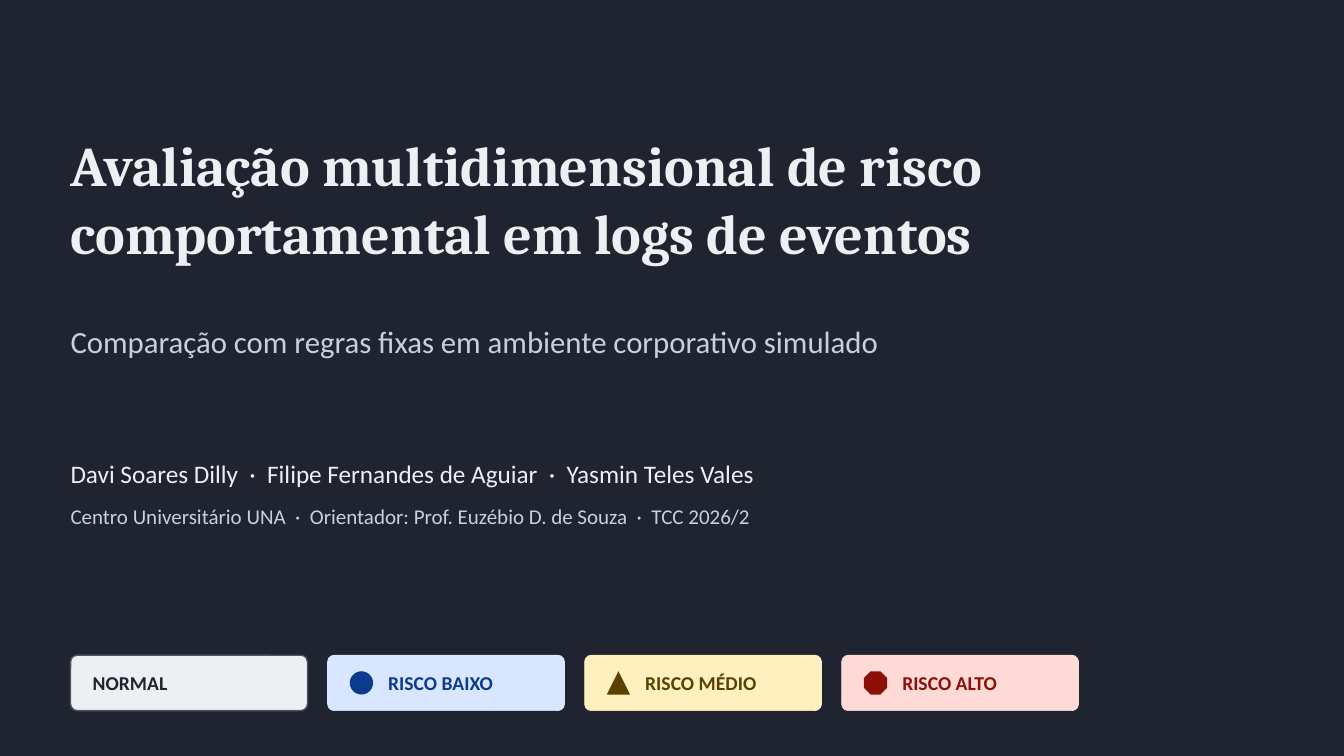
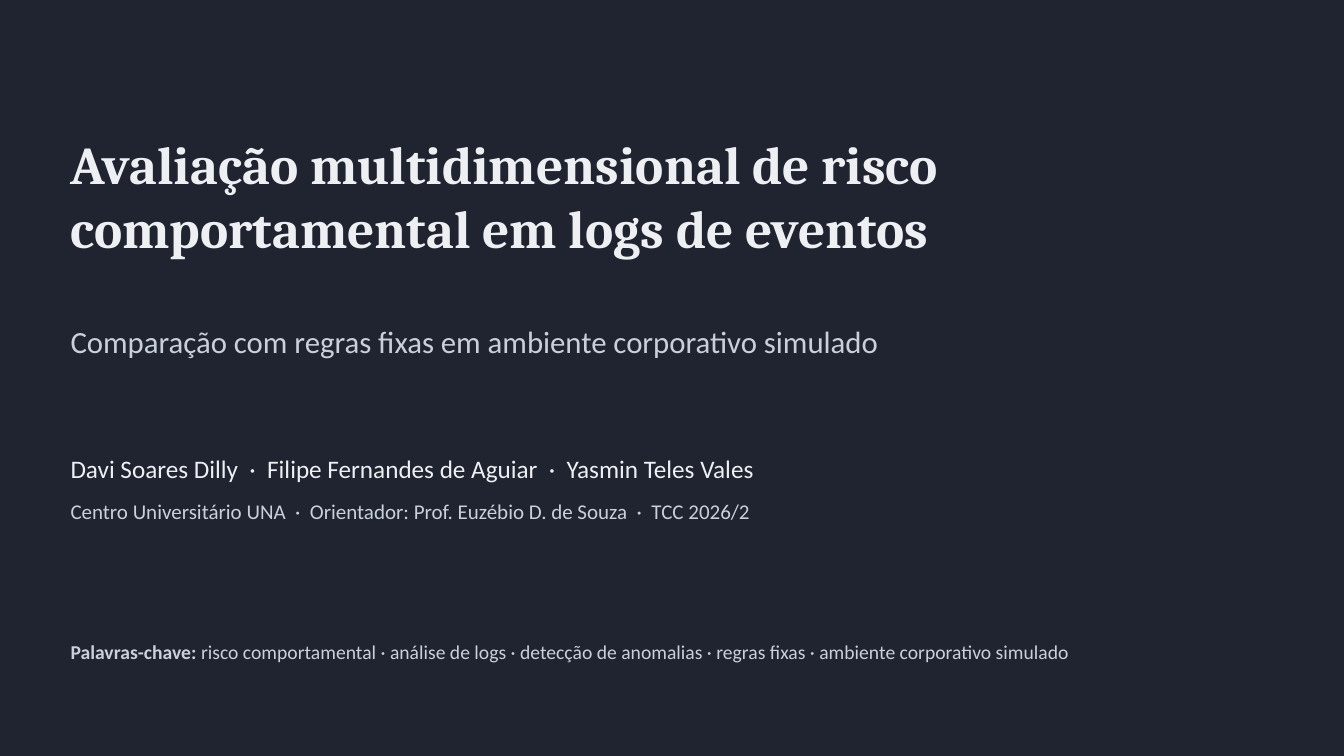
Before and after one commit to Codexrocks/TCC_SDCAC, a slide deck: slide 1 of apresentacao/apresentacao-sdcac.pptx. Drawn at 1344x756 pixels with LibreOffice and Linux fonts; fonts in the diff are those of the drawing. Boxes give left, top, right and bottom in pixels: in the first picture for what was removed or moved away, otherwise in the second. Text is boxed around its words. In the diff, an @@ line names an element or a change of style, - is before the commit and + after.

```diff
--- a/apresentacao/apresentacao-sdcac.pptx
+++ b/apresentacao/apresentacao-sdcac.pptx
@@ text "Avaliação multidimensional de risco comportamental ..." at (71, 147, 938, 259): size 40 to 38 pt @@
@@ text "Davi Soares Dilly · Filipe ...": place and size @@
-text "Davi Soares Dilly · Filipe ..." at (71, 465, 753, 488)
+text "Davi Soares Dilly · Filipe ..." at (71, 460, 753, 483)
@@ text "Centro Universitário UNA · Orientador: ...": place and size @@
-text "Centro Universitário UNA · Orientador: ..." at (71, 509, 749, 525)
+text "Centro Universitário UNA · Orientador: ..." at (71, 504, 749, 520)
@@ rounded rectangle removed at (71, 655, 308, 711) @@
@@ text added at (71, 645, 1069, 663), 14 pt, text #C9D0DC @@
+Palavras-chave: risco comportamental · análise de logs · detecção de anomalias · regras fixas · ambiente corporativo simulado
@@ rounded rectangle removed at (328, 655, 565, 711) @@
@@ rounded rectangle removed at (585, 655, 822, 711) @@
@@ rounded rectangle removed at (842, 655, 1079, 711) @@
@@ text removed at (93, 677, 168, 690) @@
-NORMAL
@@ ellipse removed at (350, 671, 373, 695) @@
@@ text removed at (388, 677, 493, 690) @@
-RISCO BAIXO
@@ triangle removed at (607, 671, 630, 695) @@
@@ text removed at (645, 674, 757, 690) @@
-RISCO MÉDIO
@@ octagon removed at (864, 671, 887, 695) @@
@@ text removed at (902, 677, 997, 690) @@
-RISCO ALTO
```
Also in this commit, not shown: 5 other slides changed, 21 slides added, 8 slides removed, 10 other files.
